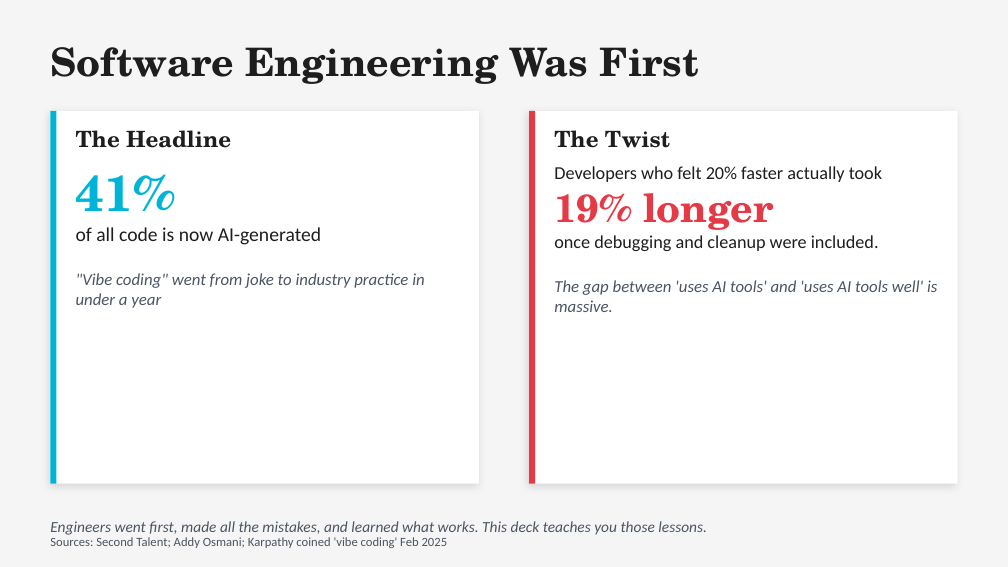
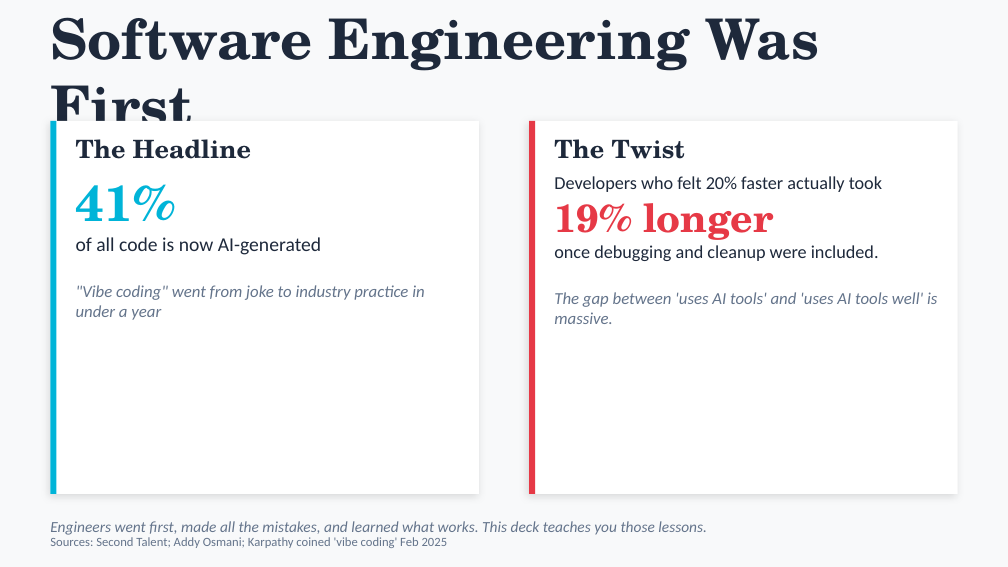
Before and after one commit to michaelengland/ai-best-practices, a slide deck: slide 12 of Getting-Agents-to-Give-Up-Their-Secrets.pptx. Drawn at 1008x567 pixels with LibreOffice and Linux fonts; fonts in the diff are those of the drawing. Boxes give left, top, right and bottom in pixels: in the first picture for what was removed or moved away, otherwise in the second. Text is boxed around its words. In the diff, an @@ line names an element or a change of style, - is before the commit and + after.

```diff
--- a/Getting-Agents-to-Give-Up-Their-Secrets.pptx
+++ b/Getting-Agents-to-Give-Up-Their-Secrets.pptx
@@ background #F5F5F5 to #F8F9FA @@
@@ text "Software Engineering Was First" at bbox=[50, 17, 819, 146]: size 28 to 40 pt, text colour #1E1E1E to #1E293B @@
@@ text "The Headline" at bbox=[76, 139, 251, 159]: size 16 to 18 pt, text colour #1E1E1E to #1E293B @@
@@ 4 texts, 4 rectangles: place and size @@
-4 texts, 4 rectangles at bbox=[50, 111, 958, 484]
+4 texts, 4 rectangles at bbox=[50, 121, 958, 494]
@@ text "The Twist" at bbox=[554, 139, 685, 159]: size 16 to 18 pt, text colour #1E1E1E to #1E293B @@
@@ text at bbox=[554, 176, 937, 324]: text colour #1E1E1E to #1E293B in "Developers who felt 20% faster actually took", "once debugging and cleanup were included."; text colour #4B5563 to #64748B in "The gap between 'uses AI tools' and ..." @@
@@ text at bbox=[76, 237, 424, 320]: text colour #1E1E1E to #1E293B in "of all code is now AI-generated"; text colour #4B5563 to #64748B in ""Vibe coding" went from joke to industry ..." @@
@@ text "Engineers went first, made all ..." at bbox=[50, 521, 707, 535]: text colour #4B5563 to #64748B @@
@@ text "Sources: Second Talent; Addy Osmani; ..." at bbox=[50, 537, 448, 548]: text colour #4B5563 to #64748B @@
```
Also in this commit, not shown: 46 other slides changed, 1 other file.
